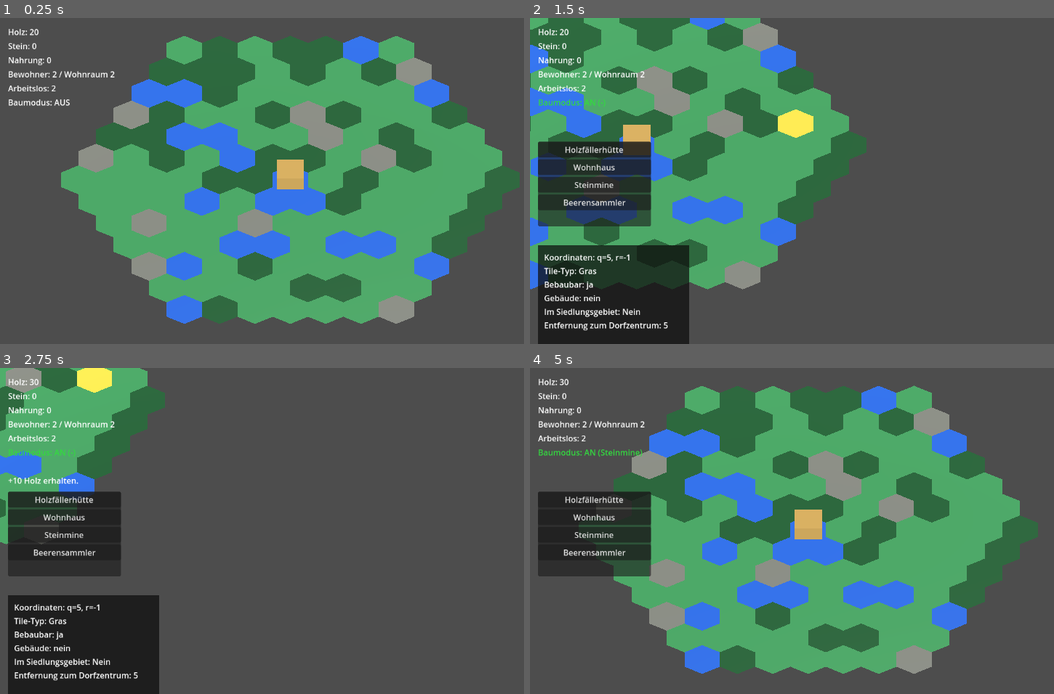
Above: before the commit, frames 1-4 (two rows, left to right).
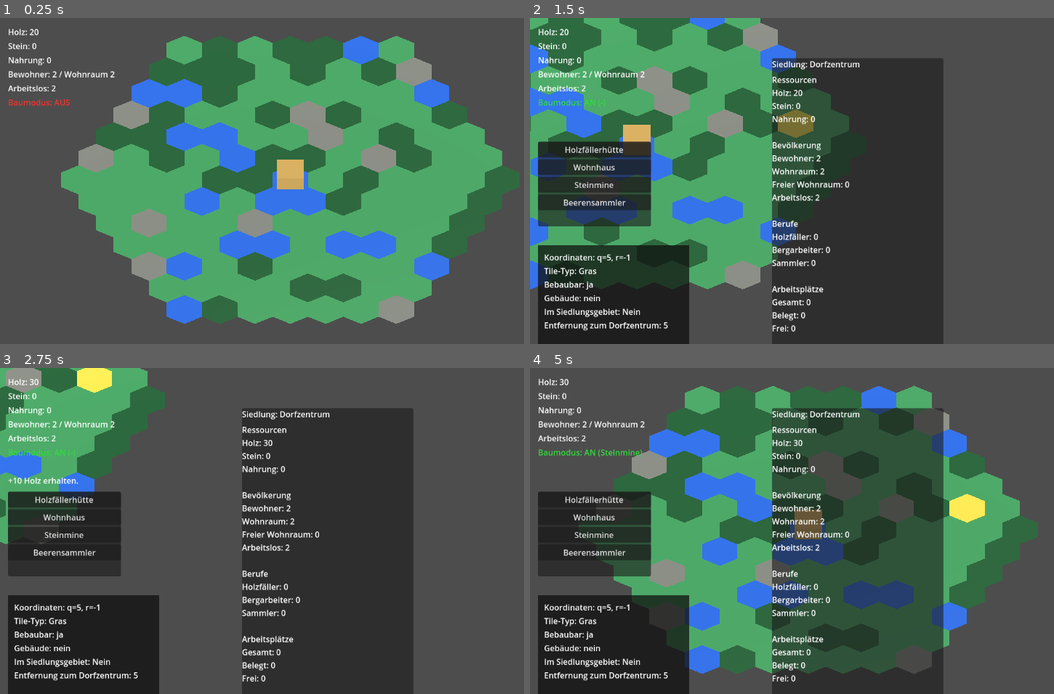
Above: after the commit, the same moments.

Repository: Ranu4922/CodexGame
Game: Godot game, scene res://scenes/Main.tscn
Two runs of this game, one before a commit and one after it. Both use one fixed random seed, a clock stepped at 60 frames per second and the inputs below.
Inputs (mouse positions are in pixels of both pictures, inside the frame that each line leads up to):
- Up to frame 1 (0.25 s): no input
- Up to frame 2 (1.5 s): tap Enter at 0.5 s; move the mouse to (949, 164) at 0.52 s; hold D 0.53-1.28 s; tap I at 0.6 s; click (949, 164) at 0.67 s; move the mouse to (702, 197) at 1.27 s; hold S from 1.28 s (still down); tap B at 1.35 s
- Up to frame 3 (2.75 s): move the mouse to (345, 459) at 2.02 s; release S at 2.03 s; hold D from 2.03 s (still down); tap R at 2.1 s
- Up to frame 4 (5 s): move the mouse to (792, 596) at 2.77 s; release D at 2.78 s; hold W 2.78-3.53 s; tap 1 at 2.85 s; click (792, 596) at 2.92 s; move the mouse to (996, 579) at 3.52 s; hold A from 3.53 s (still down); tap 2 at 3.6 s; move the mouse to (645, 482) at 4.27 s; tap 3 at 4.35 s

The runs differ from the first frame. In frame 1, 0.1% of the frame differs, in the area x 1-14%, y 24-27%; in frame 2, 28%; in frame 3, 28%; in frame 4, 38%, in the area x 1-87%, y 12-100%.
Error before the commit: Invalid assignment of property or key 'visible' with value of type 'bool' on a base object of type 'null instance'. (res://scripts/game_world.gd:72)

Commit message:
Add settlement overview window UI

Diff:
--- a/scenes/GameWorld.tscn
+++ b/scenes/GameWorld.tscn
@@ -111,6 +111,25 @@
 layout_mode = 2
 text = "Beerensammler"
 
+[node name="SettlementWindow" type="PanelContainer" parent="CanvasLayer"]
+visible = false
+offset_left = 480.0
+offset_top = 80.0
+offset_right = 820.0
+offset_bottom = 540.0
+
+[node name="VBoxContainer" type="VBoxContainer" parent="CanvasLayer/SettlementWindow"]
+layout_mode = 2
+theme_override_constants/separation = 8
+
+[node name="TitleLabel" type="Label" parent="CanvasLayer/SettlementWindow/VBoxContainer"]
+layout_mode = 2
+text = "Siedlung: Dorfzentrum"
+
+[node name="ContentLabel" type="Label" parent="CanvasLayer/SettlementWindow/VBoxContainer"]
+layout_mode = 2
+text = ""
+
 [node name="InfoPanel" type="PanelContainer" parent="CanvasLayer"]
 visible = false
 offset_left = 16.0
